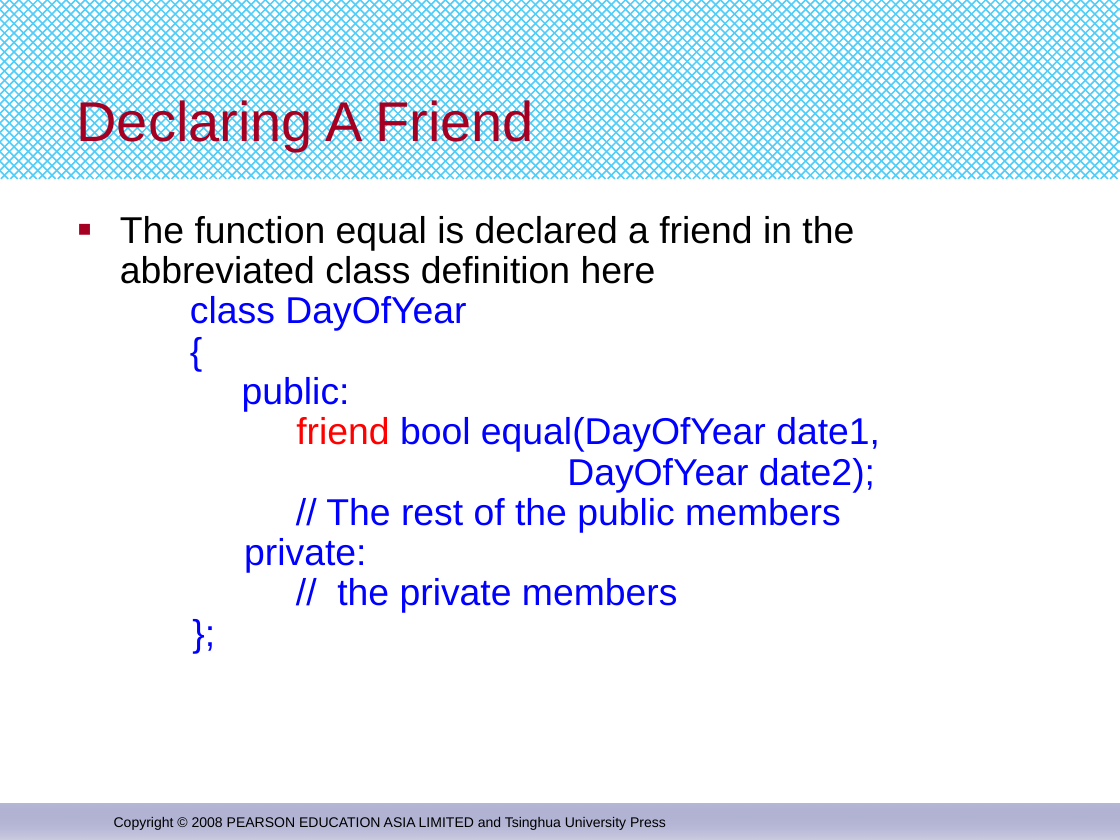
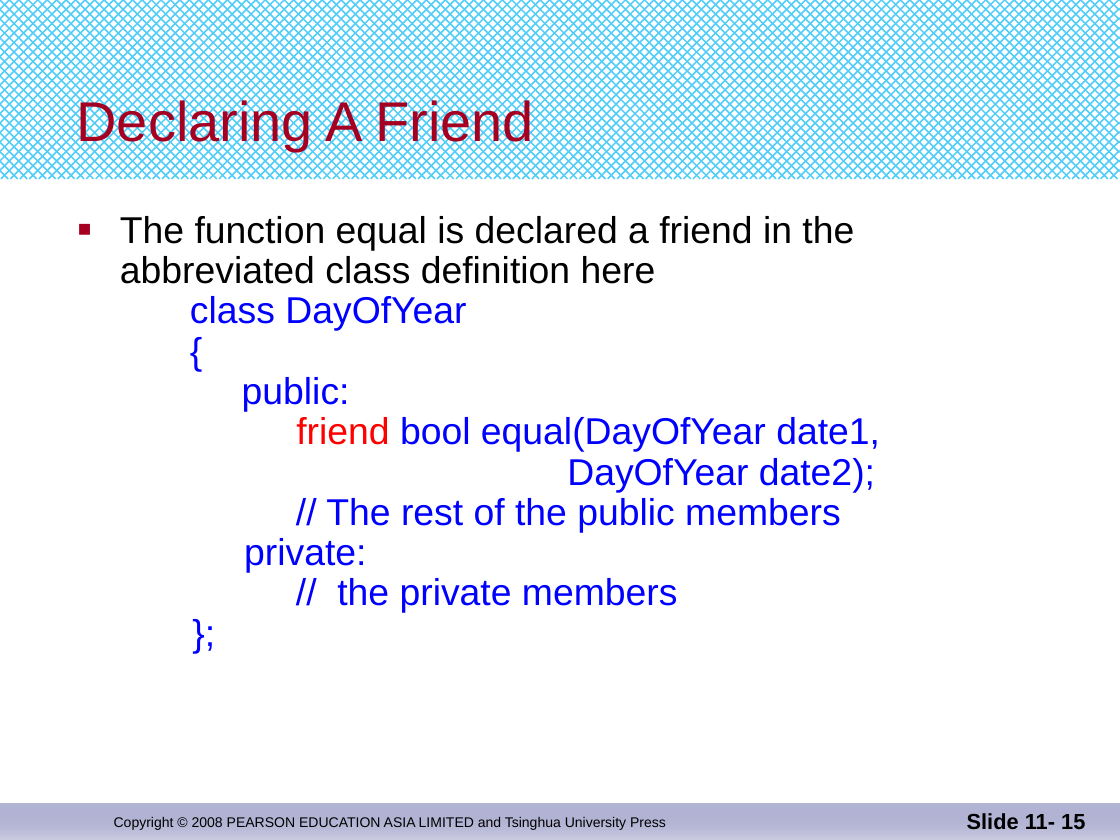
Before and after one commit to djuanbei/CPLUSPLUS, a slide deck: slide 15 of ppt/Chapter 11.pptx. Drawn at 1120x840 pixels with LibreOffice and Linux fonts; fonts in the diff are those of the drawing. Boxes give left, top, right and bottom in pixels: in the first picture for what was removed or moved away, otherwise in the second. Text is boxed around its words. In the diff, an @@ line names an element or a change of style, - is before the commit and + after.

```diff
--- a/ppt/Chapter 11.pptx
+++ b/ppt/Chapter 11.pptx
@@ page number added at [967, 813, 1085, 829], 14 pt, text #000000, bold @@
+Slide 11- 15
```
Also in this commit, not shown: 47 other slides changed, 5 other files.
